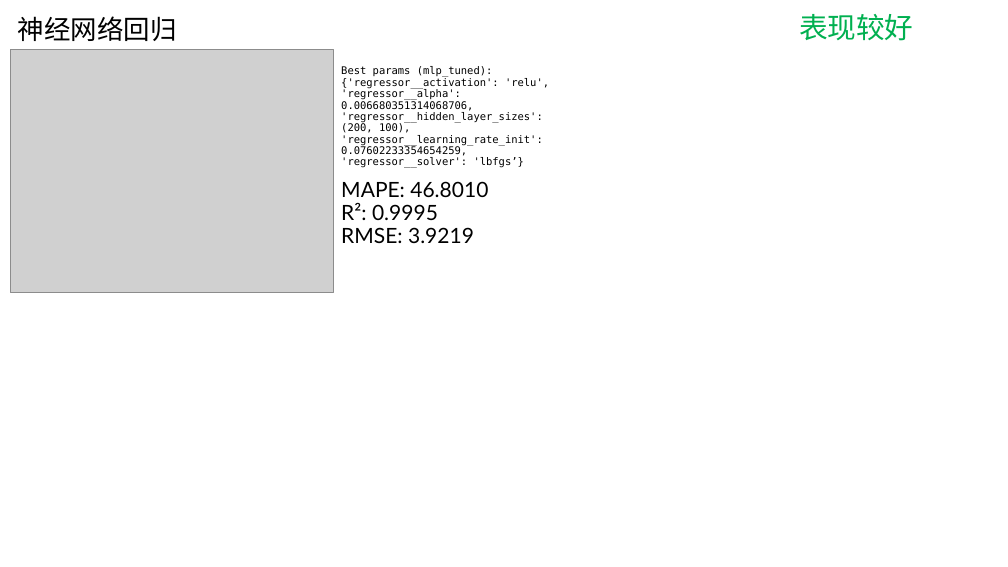
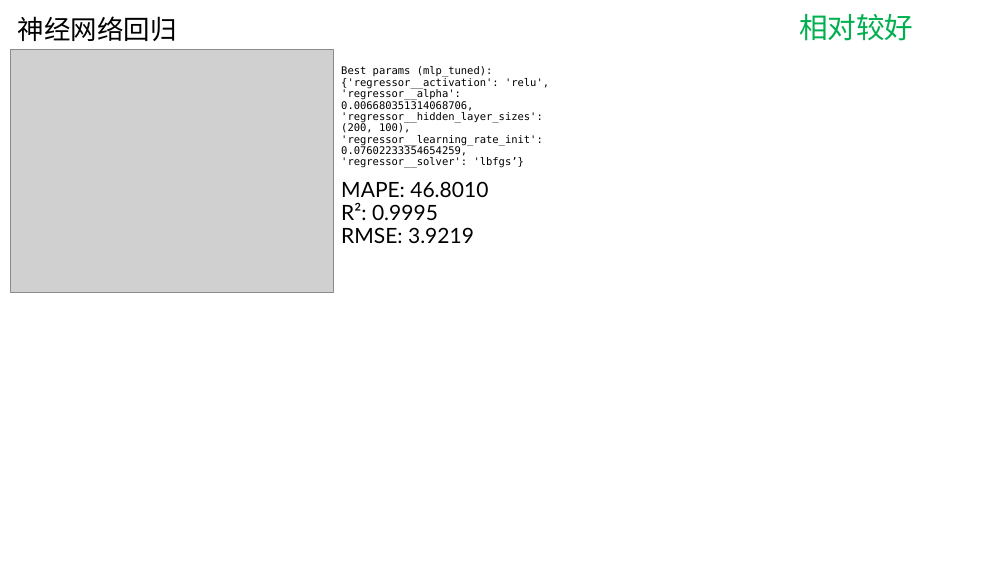
Before and after one commit to AE-26710/Time-Prediction, a slide deck: slide 15 of R5.pptx (slide 10 before the commit). Drawn at 1008x567 pixels with LibreOffice and Linux fonts; fonts in the diff are those of the drawing; grey boxes stand for pictures. Boxes give left, top, right and bottom in pixels: in the first picture for what was removed or moved away, otherwise in the second. Text is boxed around its words. In the diff, an @@ line names an element or a change of style, - is before the commit and + after.

```diff
--- a/R5.pptx
+++ b/R5.pptx
@@ text at <box>799,14,913,41</box>: text changed @@
-表现较好
+相对较好
```
Also in this commit, not shown: 5 other slides changed, 5 slides added, 3 other files.
